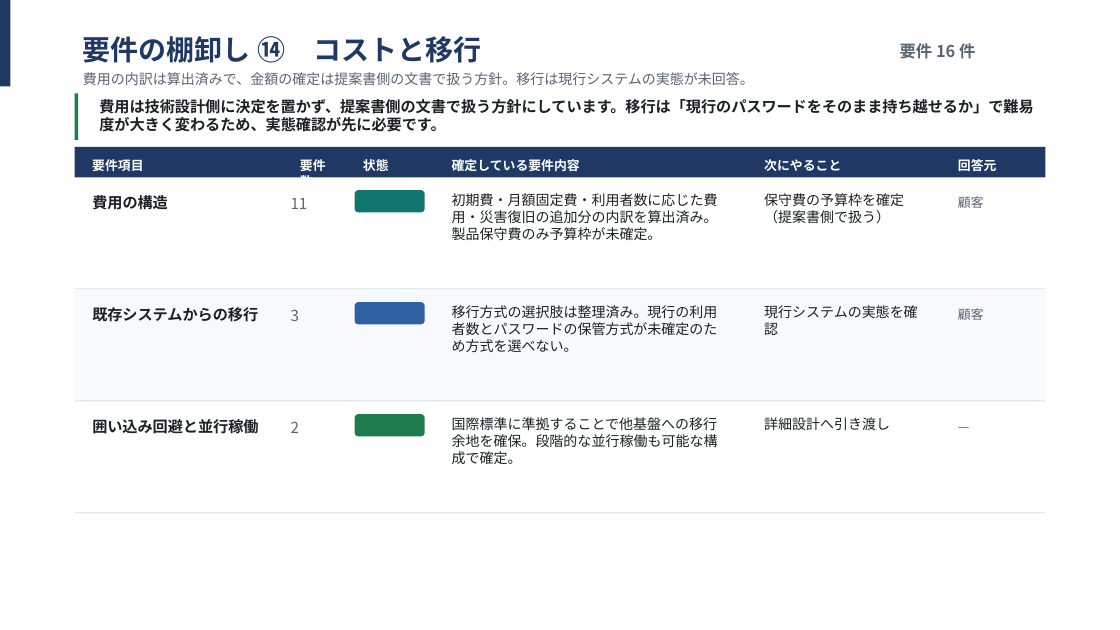
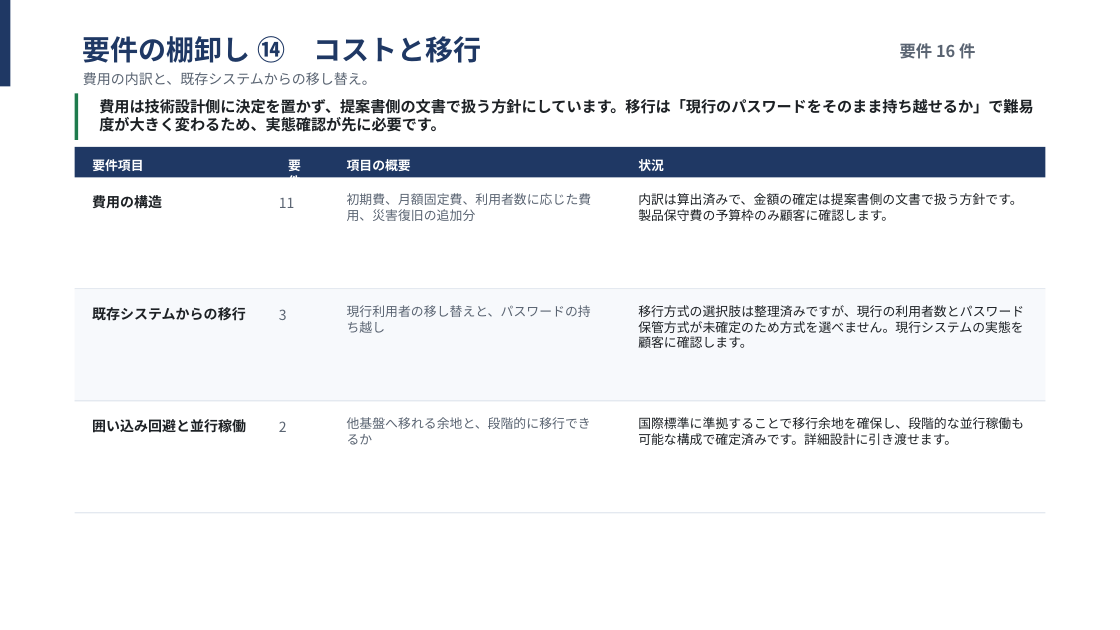
Before and after one commit to suepie/aws-atuh-poc, a slide deck: slide 21 of doc/powerpoint/要件定義.pptx. Drawn at 1120x630 pixels with LibreOffice and Linux fonts; fonts in the diff are those of the drawing. Boxes give left, top, right and bottom in pixels: in the first picture for what was removed or moved away, otherwise in the second. Text is boxed around its words. In the diff, an @@ line names an element or a change of style, - is before the commit and + after.

```diff
--- a/doc/powerpoint/要件定義.pptx
+++ b/doc/powerpoint/要件定義.pptx
@@ text at bbox=[83, 72, 376, 85]: text changed @@
-費用の内訳は算出済みで、金額の確定は提案書側の文書で扱う方針。移行は現行システムの実態が未回答。
+費用の内訳と、既存システムからの移し替え。
@@ text "要件数" rewrapped from bbox=[300, 159, 326, 178] to bbox=[288, 157, 301, 206] @@
@@ text added at bbox=[347, 159, 411, 171], 11 pt, text #FFFFFF, bold @@
+項目の概要
@@ text removed at bbox=[363, 159, 389, 171] @@
-状態
@@ text removed at bbox=[452, 159, 580, 171] @@
-確定している要件内容
@@ text added at bbox=[638, 159, 664, 171], 11 pt, text #FFFFFF, bold @@
+状況
@@ text removed at bbox=[764, 159, 841, 171] @@
-次にやること
@@ text removed at bbox=[958, 159, 997, 171] @@
-回答元
@@ text "11": place and size @@
-text "11" at bbox=[291, 198, 308, 209]
+text "11" at bbox=[279, 198, 295, 208]
@@ text at bbox=[347, 193, 592, 221]: text changed; size 12 to 11 pt; text colour #1D2125 to #5A6472 @@
-初期費・月額固定費・利用者数に応じた費用・災害復旧の追加分の内訳を算出済み。製品保守費のみ予算枠が未確定。
+初期費、月額固定費、利用者数に応じた費用、災害復旧の追加分
@@ rounded rectangle removed at bbox=[355, 190, 424, 212] @@
-方向性
@@ text added at bbox=[638, 193, 1022, 221], 11 pt, text #1D2125 @@
+内訳は算出済みで、金額の確定は提案書側の文書で扱う方針です。製品保守費の予算枠のみ顧客に確認します。
@@ text removed at bbox=[764, 193, 904, 223] @@
-保守費の予算枠を確定（提案書側で扱う）
@@ text removed at bbox=[958, 196, 984, 208] @@
-顧客
@@ text "3": place and size @@
-text "3" at bbox=[291, 309, 299, 321]
+text "3" at bbox=[279, 309, 287, 320]
@@ text added at bbox=[347, 305, 591, 333], 11 pt, text #5A6472 @@
+現行利用者の移し替えと、パスワードの持ち越し
@@ rounded rectangle removed at bbox=[355, 302, 424, 324] @@
-外部待ち
@@ text at bbox=[638, 305, 1024, 348]: text changed; size 12 to 11 pt @@
-移行方式の選択肢は整理済み。現行の利用者数とパスワードの保管方式が未確定のため方式を選べない。
+移行方式の選択肢は整理済みですが、現行の利用者数とパスワード保管方式が未確定のため方式を選べません。現行システムの実態を顧客に確認します。
@@ text removed at bbox=[764, 305, 917, 335] @@
-現行システムの実態を確認
@@ text removed at bbox=[958, 308, 984, 320] @@
-顧客
@@ size 13 to 12 pt in 6 elements at bbox=[279, 198, 295, 208], bbox=[279, 309, 287, 320], bbox=[279, 421, 287, 432], bbox=[92, 195, 162, 208], bbox=[92, 307, 246, 321], bbox=[92, 419, 246, 433] @@
@@ text "2": place and size @@
-text "2" at bbox=[291, 421, 299, 433]
+text "2" at bbox=[279, 421, 287, 432]
@@ text added at bbox=[347, 417, 591, 445], 11 pt, text #5A6472 @@
+他基盤へ移れる余地と、段階的に移行できるか
@@ rounded rectangle removed at bbox=[355, 414, 424, 436] @@
-確定
@@ text at bbox=[638, 417, 1024, 445]: text changed; size 12 to 11 pt @@
-国際標準に準拠することで他基盤への移行余地を確保。段階的な並行稼働も可能な構成で確定。
+国際標準に準拠することで移行余地を確保し、段階的な並行稼働も可能な構成で確定済みです。詳細設計に引き渡せます。
@@ text removed at bbox=[764, 417, 890, 430] @@
-詳細設計へ引き渡し
@@ text removed at bbox=[950, 414, 1037, 480] @@
-—
```
Also in this commit, not shown: 13 other slides changed.
